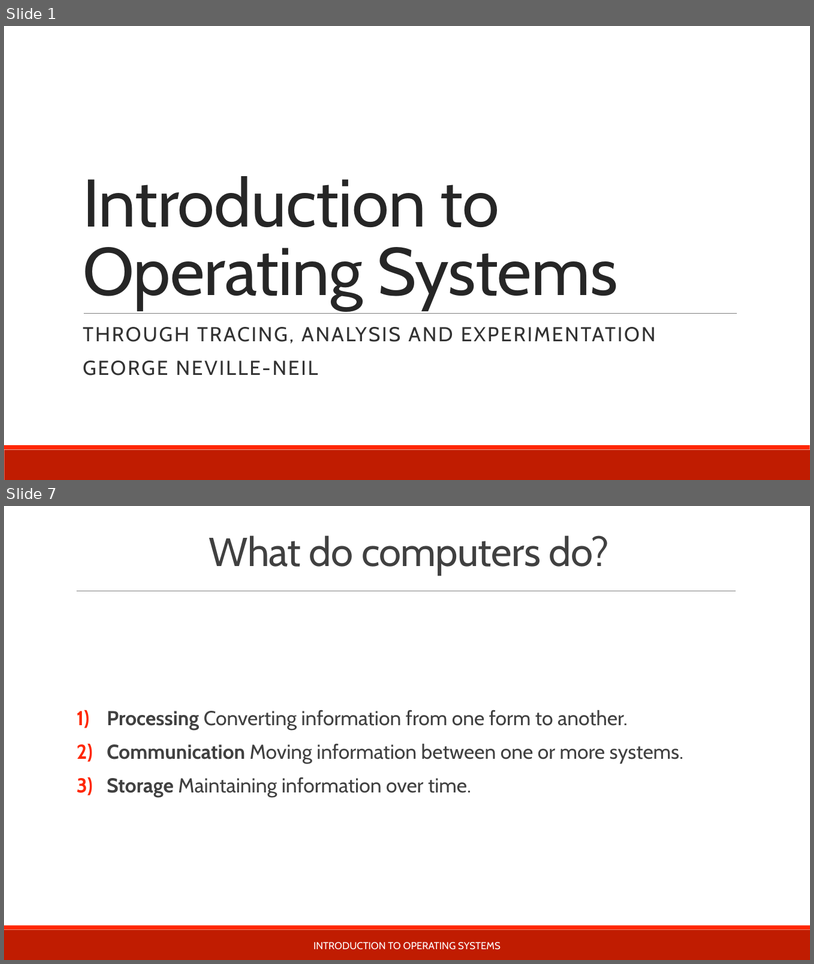
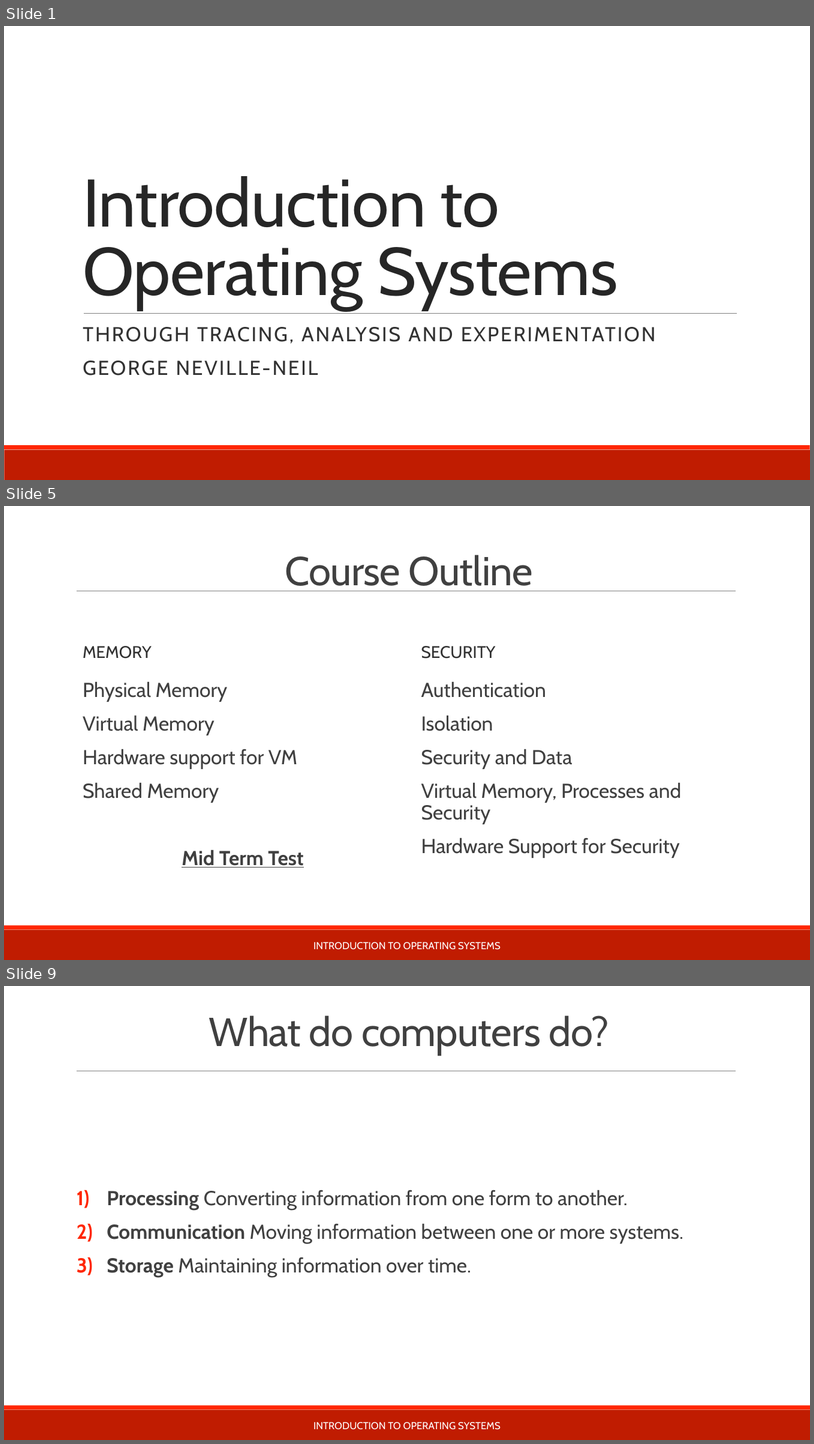
Before and after one commit to teachbsd/course, a slide deck: undergraduate/lectures/introduction.pptx. Shown one above the other, each under a label of ours: slides 1 and 7 before the commit, slides 1, 5 and 9 after it; the slides between them are not shown. The pictures are 814x964 and 814x1444 pixels, drawn with LibreOffice and Linux fonts; fonts in the diff are those of the drawing; background and template pictures are left out. Boxes give left, top, right and bottom in pixels: in the first picture for what was removed or moved away, otherwise in the second. Text is boxed around its words. In the diff, an @@ line names an element or a change of style, - is before the commit and + after.

Commit message:
Complete draft for Darmstadt, Feb 2017 course

```diff
--- a/undergraduate/lectures/introduction.pptx
+++ b/undergraduate/lectures/introduction.pptx
@@ slide 5 added at (4,506,810,960), background #FFFFFF; not listed: 3 template elements that a slide beside it also shows @@
@@ title added at (285,555,533,591), 48 pt, text #404040 @@
+Course Outline
@@ text added at (83,646,152,658), 20 pt, text #323232 @@
+MEMORY
@@ text added at (422,646,496,658), 20 pt, text #323232 @@
+SECURITY
@@ text added at (83,682,303,867), 24 pt, text #404040 @@
+  Physical Memory
+  Virtual Memory
+  Hardware support for VM
+  Shared Memory
+  Mid Term Test
@@ text added at (422,682,682,858), 24 pt, text #404040 @@
+  Authentication
+  Isolation
+  Security and Data
+  Virtual Memory, Processes and Security
+  Hardware Support for Security
@@ text added at (314,942,501,949), 12 pt, text #FFFFFF @@
+INTRODUCTION TO OPERATING SYSTEMS
@@ what was slide 7 is now slide 9 @@
```
Also in this commit, not shown: 10 slides changed, 1 other slide added, 1 slide removed.
